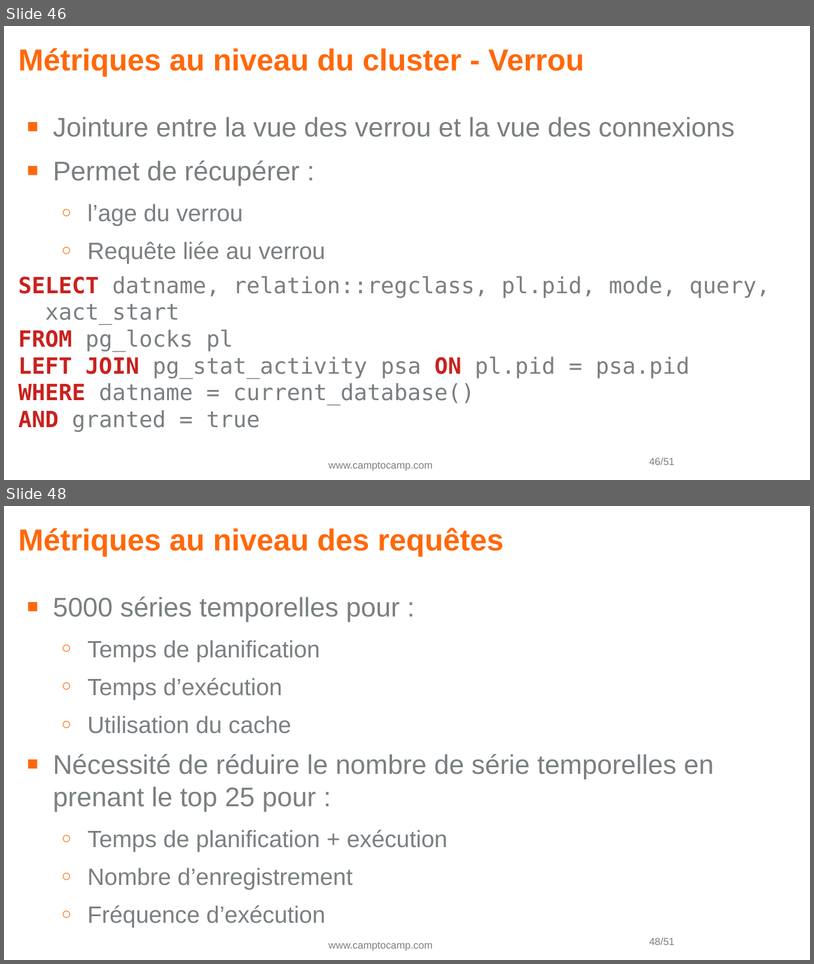
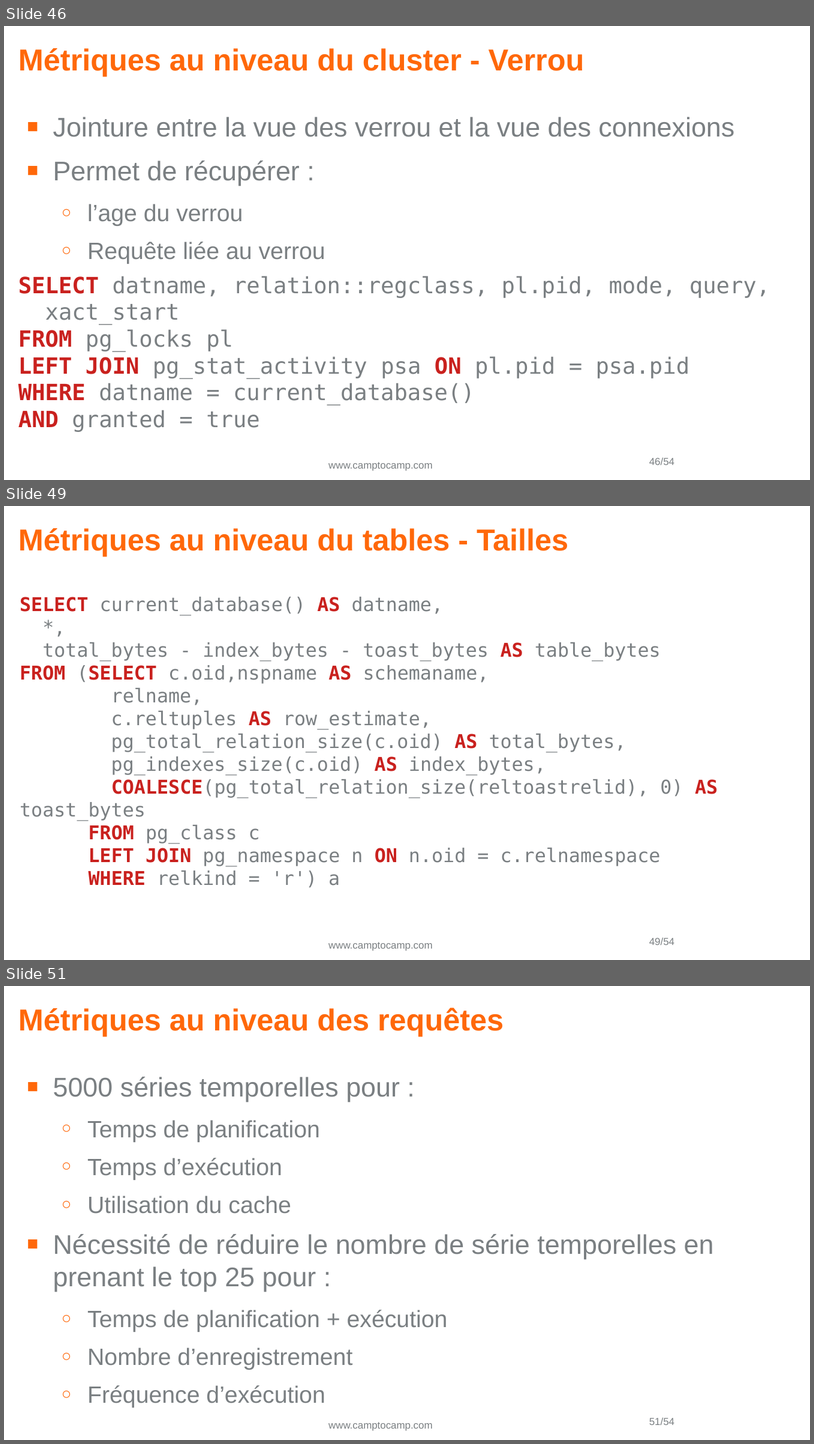
Before and after one commit to Vampouille/demo-prometheus-postgres, a slide deck: pgday2.odp. Shown one above the other, each under a label of ours: slides 46 and 48 before the commit, slides 46, 49 and 51 after it; the slides between them are not shown. The pictures are 814x964 and 814x1444 pixels, drawn with LibreOffice and Linux fonts; fonts in the diff are those of the drawing; background and template pictures are left out. Boxes give left, top, right and bottom in pixels: in the first picture for what was removed or moved away, otherwise in the second. Text is boxed around its words. In the diff, an @@ line names an element or a change of style, - is before the commit and + after.

Commit message:
Add exporter schema

```diff
--- a/pgday2.odp
+++ b/pgday2.odp
@@ slide 49 added at (x1=4, y1=506, x2=810, y2=960), background #FFFFFF; not listed: 2 template elements that a slide beside it also shows @@
@@ title added at (x1=18, y1=528, x2=569, y2=556), 29.8 pt, text #FF680A, bold @@
+Métriques au niveau du tables - Tailles
@@ text added at (x1=20, y1=597, x2=718, y2=887), 18.7 pt, text #7A7F82 @@
+SELECT current_database() AS datname,
+*,
+total_bytes - index_bytes - toast_bytes AS table_bytes
+FROM (SELECT c.oid,nspname AS schemaname,
+relname,
+c.reltuples AS row_estimate,
+pg_total_relation_size(c.oid) AS total_bytes,
+pg_indexes_size(c.oid) AS index_bytes,
+COALESCE(pg_total_relation_size(reltoastrelid), 0) AS toast_bytes
+FROM pg_class c
+LEFT JOIN pg_namespace n ON n.oid = c.relnamespace
+WHERE relkind = 'r') a
@@ page number at (x1=650, y1=457, x2=675, y2=465): text changed @@
-46/51
+46/54
@@ what was slide 48 is now slide 51 @@
@@ page number at (x1=650, y1=1417, x2=675, y2=1425): text changed @@
-48/51
+51/54
```
Also in this commit, not shown: 5 slides changed, 2 other slides added, 3 other files.
